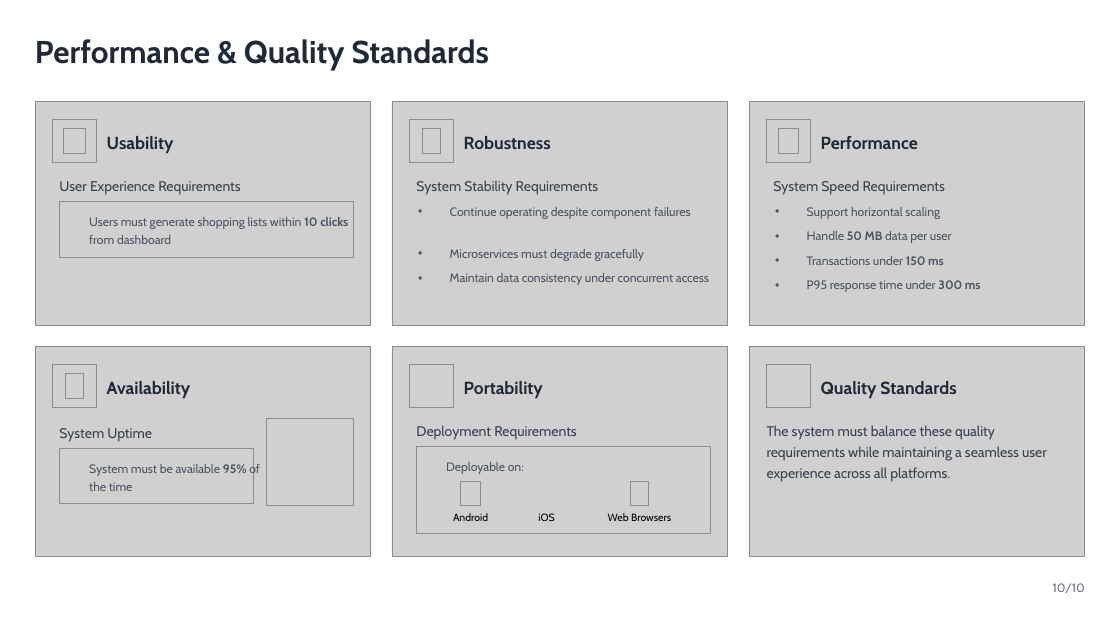
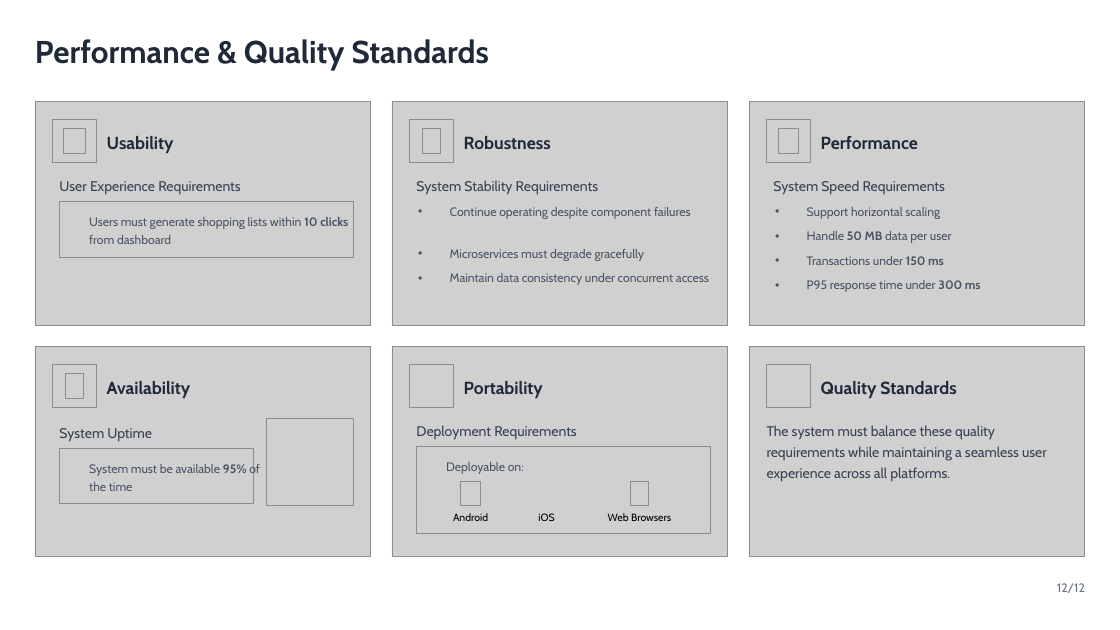
Before and after one commit to Decidish/decidish, a slide deck: slide 12 of documents/vision_documentation/slides.odp. Drawn at 1120x630 pixels with LibreOffice and Linux fonts; fonts in the diff are those of the drawing; grey boxes stand for pictures; background and template pictures are left out. Boxes give left, top, right and bottom in pixels: in the first picture for what was removed or moved away, otherwise in the second. Text is boxed around its words. In the diff, an @@ line names an element or a change of style, - is before the commit and + after.

```diff
--- a/documents/vision_documentation/slides.odp
+++ b/documents/vision_documentation/slides.odp
@@ text at [1057,583,1085,593]: text changed @@
-10/10
+12/12
```
Also in this commit, not shown: 10 other slides changed, 3 other files.
